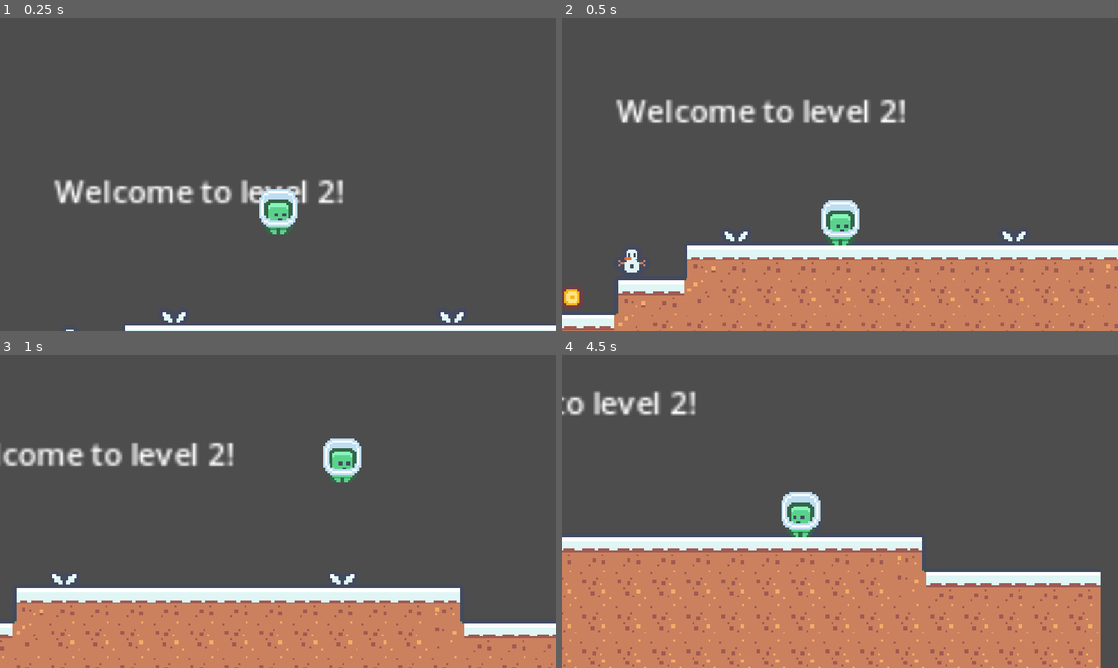
Above: before the commit, frames 1-4 (two rows, left to right).
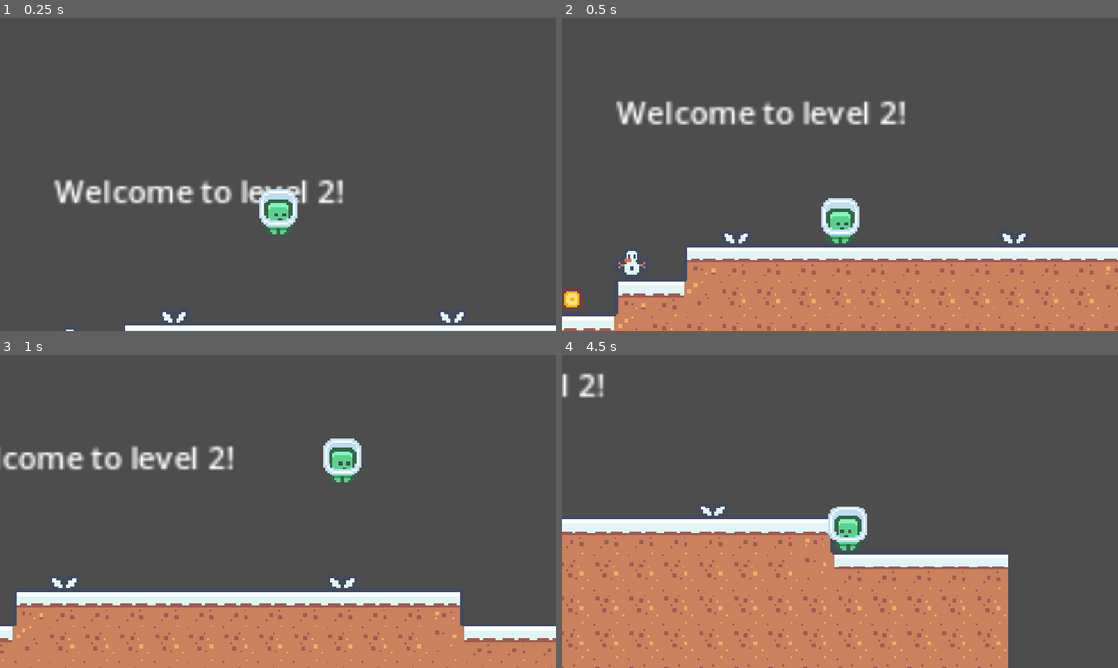
Above: after the commit, the same moments.

Repository: MAL-11DGT-2025/92005-sprint-1-Dekoder-py-school
Game: Godot game, scene res://scenes/level_two/level_two.tscn
Same seed, same stepped clock (60 frames per second), same inputs: the game is played once before the commit and once after it. This scene is started directly instead of the project's main scene. Sound files missing from this copy of the repository are replaced by a short silence.
Inputs:
- Up to frame 1 (0.25 s): no input
- Up to frame 2 (0.5 s): no input
- Up to frame 3 (1 s): hold D (right) from 0.53 s (still down); tap W (jump) at 0.77 s
- Up to frame 4 (4.5 s): tap W (jump) at 1.52, 3.02, 3.77 s; release D (right) at 2.03 s; hold A (left) 2.03-2.78 s; hold D (right) 2.78-4.28 s; hold A (left) from 4.28 s (still down)

Frame 1 is identical in both runs. In frame 2, 5.7% of the frame differs, in the area x 0-100%, y 26-100%; in frame 3, 8.5%; in frame 4, 20%, in the area x 0-97%, y 5-100%.

Commit message:
fix missing collision on one block

Diff:
--- a/scenes/level_two/level_two.tscn
+++ b/scenes/level_two/level_two.tscn
@@ -75,7 +75,7 @@
 3:5/0 = 0
 3:5/0/physics_layer_0/polygon_0/points = PackedVector2Array(-9, -9, 9, -9, 9, 9, -9, 9)
 2:5/0 = 0
-2:5/0/physics_layer_0/polygon_0/points = PackedVector2Array(-9, -7.00542, 9, -6.96315, 9, 9, -9, 9)
+2:5/0/physics_layer_0/polygon_0/points = PackedVector2Array(-9, -9, 9, -9, 9, 9, -9, 9)
 1:5/0 = 0
 1:5/0/physics_layer_0/polygon_0/points = PackedVector2Array(-9, -9, 9, -9, 9, 9, -9, 9)
 1:6/0 = 0
